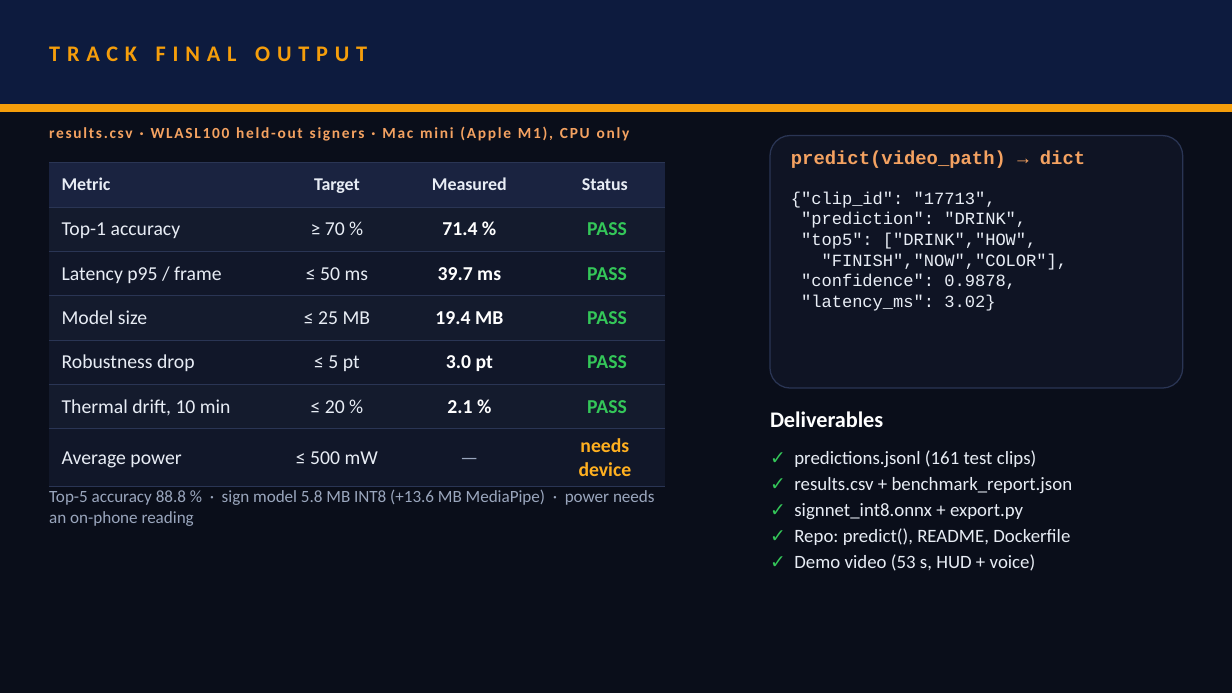
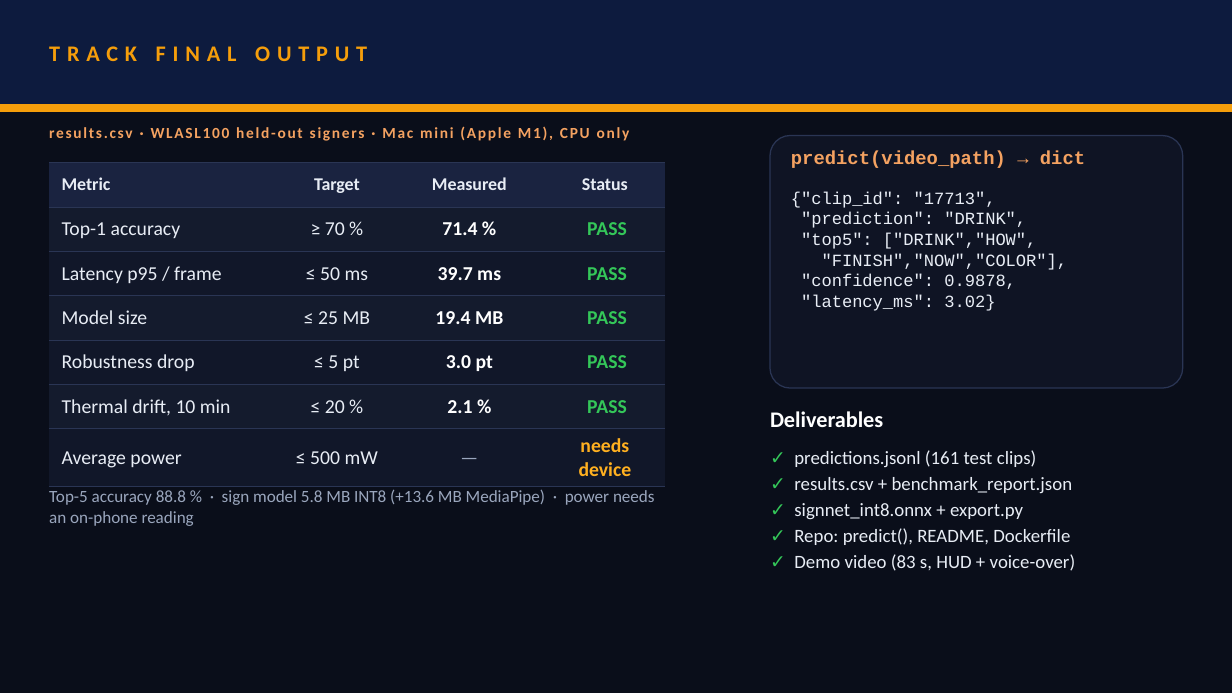
Before and after one commit to iamroyce007/echogesture, a slide deck: slide 5 of docs/SRMIST_Hypervisor.pptx. Drawn at 1232x693 pixels with LibreOffice and Linux fonts; fonts in the diff are those of the drawing. Boxes give left, top, right and bottom in pixels: in the first picture for what was removed or moved away, otherwise in the second. Text is boxed around its words. In the diff, an @@ line names an element or a change of style, - is before the commit and + after.

```diff
--- a/docs/SRMIST_Hypervisor.pptx
+++ b/docs/SRMIST_Hypervisor.pptx
@@ text at box(794, 554, 1076, 571): text changed @@
-✓ Demo video (53 s, HUD + voice)
+✓ Demo video (83 s, HUD + voice-over)
```
Also in this commit, not shown: 1 other slide changed, 5 other files.
